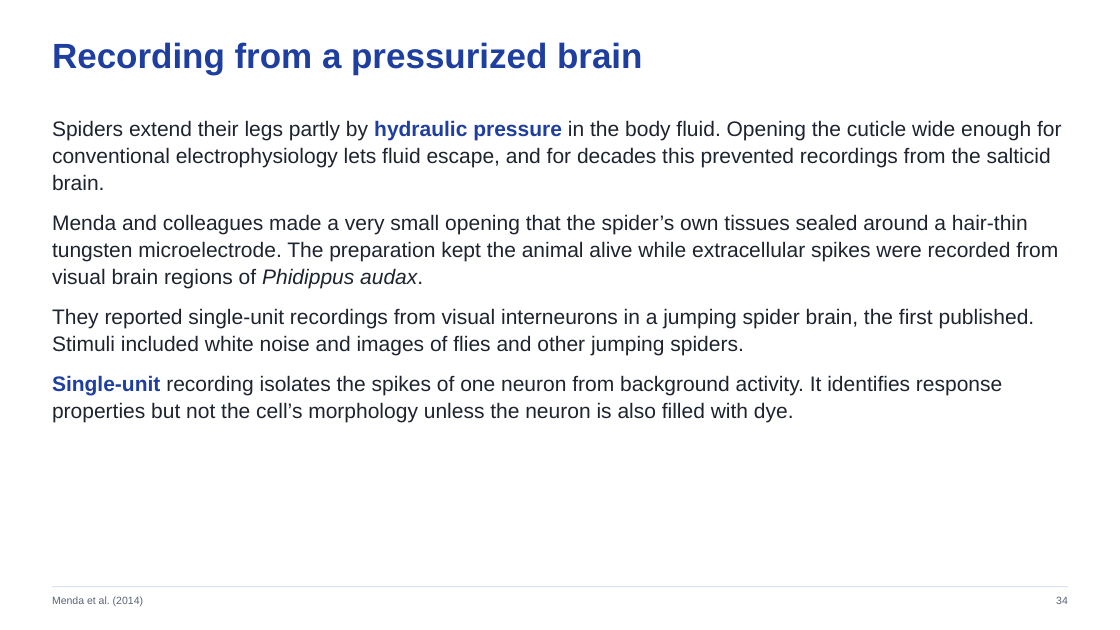
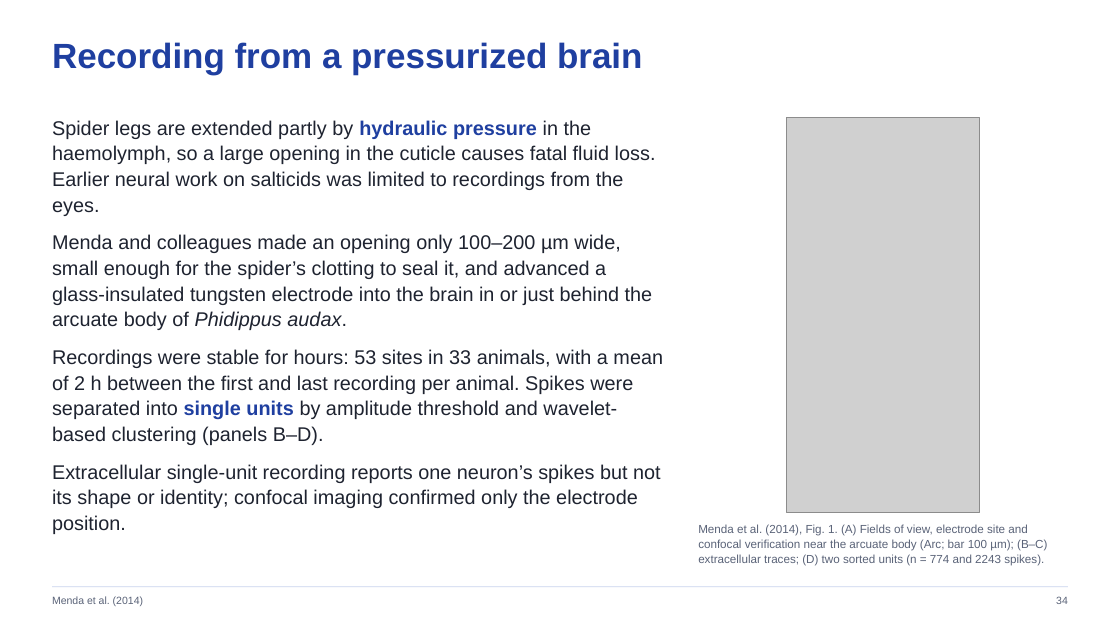
Before and after one commit to jordanxxlopez/NEUROETHOLOGY, a slide deck: slide 34 of lectures/L12/Neuroethology_Lecture12_FA2026.pptx. Drawn at 1120x630 pixels with LibreOffice and Linux fonts; fonts in the diff are those of the drawing; grey boxes stand for pictures. Boxes give left, top, right and bottom in pixels: in the first picture for what was removed or moved away, otherwise in the second. Text is boxed around its words. In the diff, an @@ line names an element or a change of style, - is before the commit and + after.

```diff
--- a/lectures/L12/Neuroethology_Lecture12_FA2026.pptx
+++ b/lectures/L12/Neuroethology_Lecture12_FA2026.pptx
@@ picture added at (786, 118, 980, 513) @@
@@ text removed at (52, 120, 1062, 423) @@
-Spiders extend their legs partly by hydraulic pressure in the body fluid. Opening the cuticle wide enough for conventional electrophysiology lets fluid escape, and for decades this prevented recordings from the salticid brain.
-Menda and colleagues made a very small opening that the spider’s own tissues sealed around a hair-thin tungsten microelectrode. The preparation kept the animal alive while extracellular spikes were recorded from visual brain regions of Phidippus audax.
-They reported single-unit recordings from visual interneurons in a jumping spider brain, the first published. Stimuli included white noise and images of flies and other jumping spiders.
-Single-unit recording isolates the spikes of one neuron from background activity. It identifies response properties but not the cell’s morphology unless the neuron is also filled with dye.
@@ text added at (52, 120, 663, 534), 17 pt, text #1E2330 @@
+Spider legs are extended partly by hydraulic pressure in the haemolymph, so a large opening in the cuticle causes fatal fluid loss. Earlier neural work on salticids was limited to recordings from the eyes.
+Menda and colleagues made an opening only 100–200 µm wide, small enough for the spider’s clotting to seal it, and advanced a glass-insulated tungsten electrode into the brain in or just behind the arcuate body of Phidippus audax.
+Recordings were stable for hours: 53 sites in 33 animals, with a mean of 2 h between the first and last recording per animal. Spikes were separated into single units by amplitude threshold and wavelet-based clustering (panels B–D).
+Extracellular single-unit recording reports one neuron’s spikes but not its shape or identity; confocal imaging confirmed only the electrode position.
@@ text added at (698, 524, 1047, 566), 10 pt, text #5A6378 @@
+Menda et al. (2014), Fig. 1. (A) Fields of view, electrode site and confocal verification near the arcuate body (Arc; bar 100 µm); (B–C) extracellular traces; (D) two sorted units (n = 774 and 2243 spikes).
```
Also in this commit, not shown: 26 other slides changed, 8 slides added, 8 slides removed, 32 other files.
